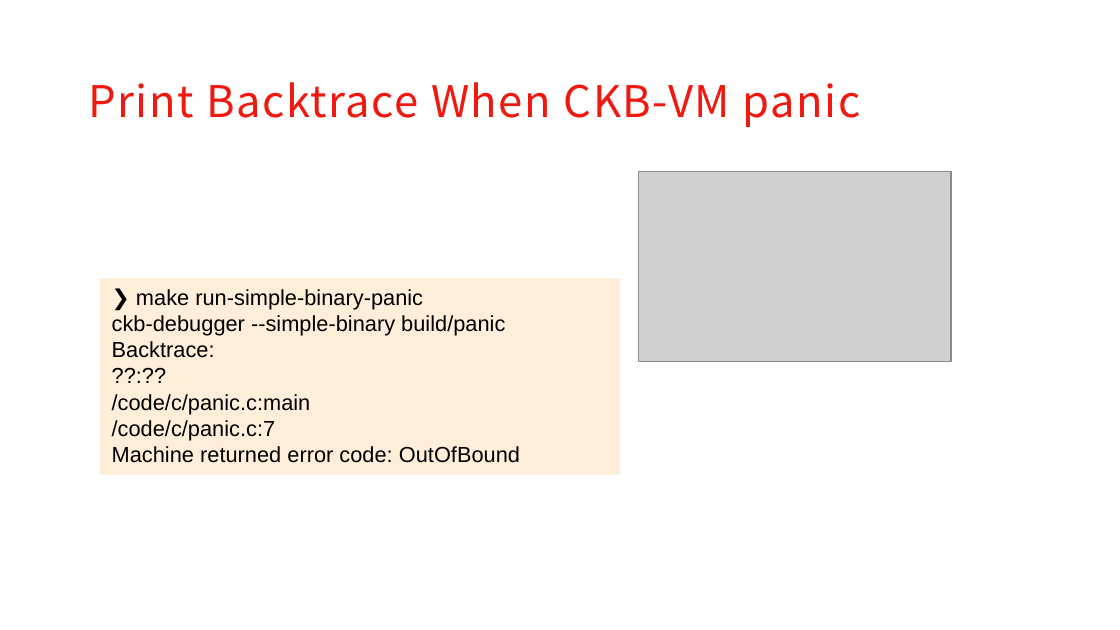
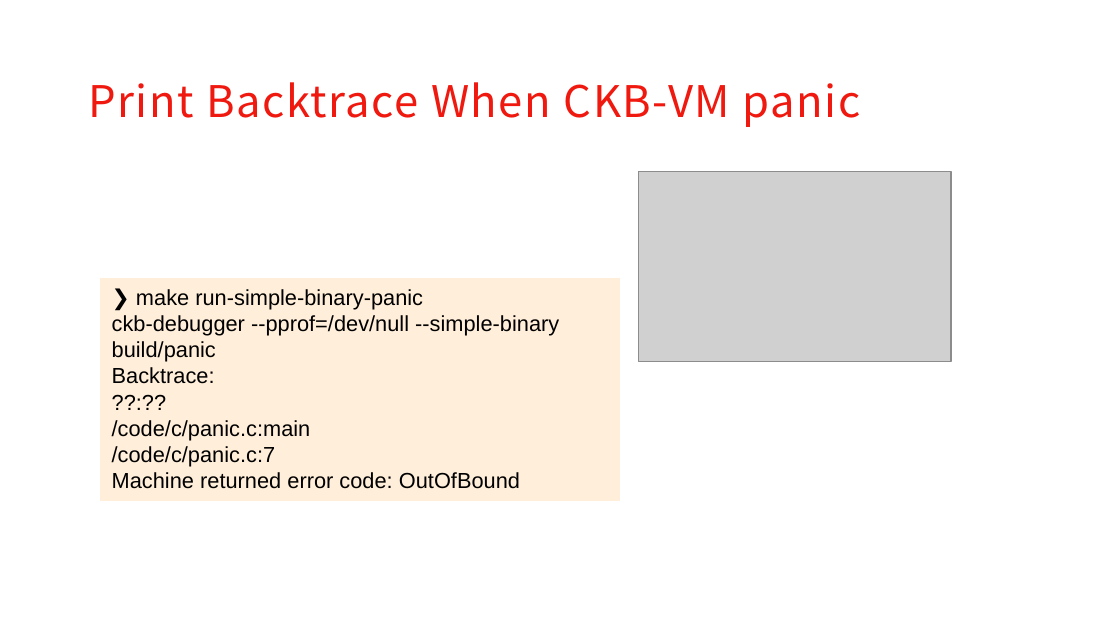
Before and after one commit to XuJiandong/ckb-debugger-playground, a slide deck: slide 12 of slides/presentation.pptx. Drawn at 1120x630 pixels with LibreOffice and Linux fonts; fonts in the diff are those of the drawing; grey boxes stand for pictures; background and template pictures are left out. Boxes give left, top, right and bottom in pixels: in the first picture for what was removed or moved away, otherwise in the second. Text is boxed around its words. In the diff, an @@ line names an element or a change of style, - is before the commit and + after.

Commit message:
update according to changes of ckb-debugger

```diff
--- a/slides/presentation.pptx
+++ b/slides/presentation.pptx
@@ rectangle "❯ make run-simple-binary-panic": place and size @@
-rectangle "❯ make run-simple-binary-panic" at box(101, 278, 619, 474)
+rectangle "❯ make run-simple-binary-panic" at box(101, 278, 619, 500)
@@ text in rectangle at box(112, 315, 559, 362): text changed @@
-ckb-debugger --simple-binary build/panic
+ckb-debugger --pprof=/dev/null --simple-binary build/panic
```
Also in this commit, not shown: 5 other slides changed, 1 slide removed, 1 other file.
